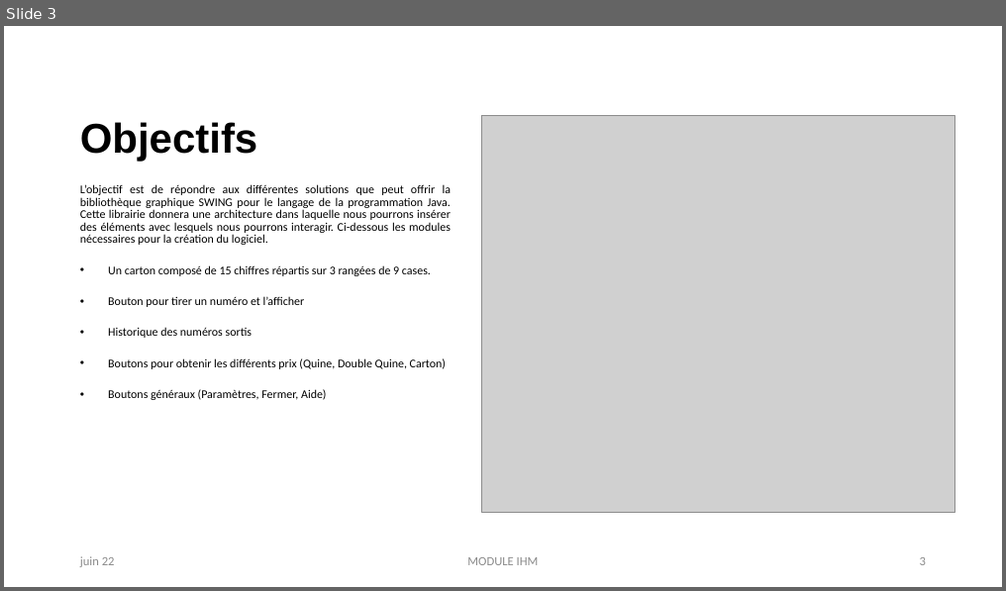
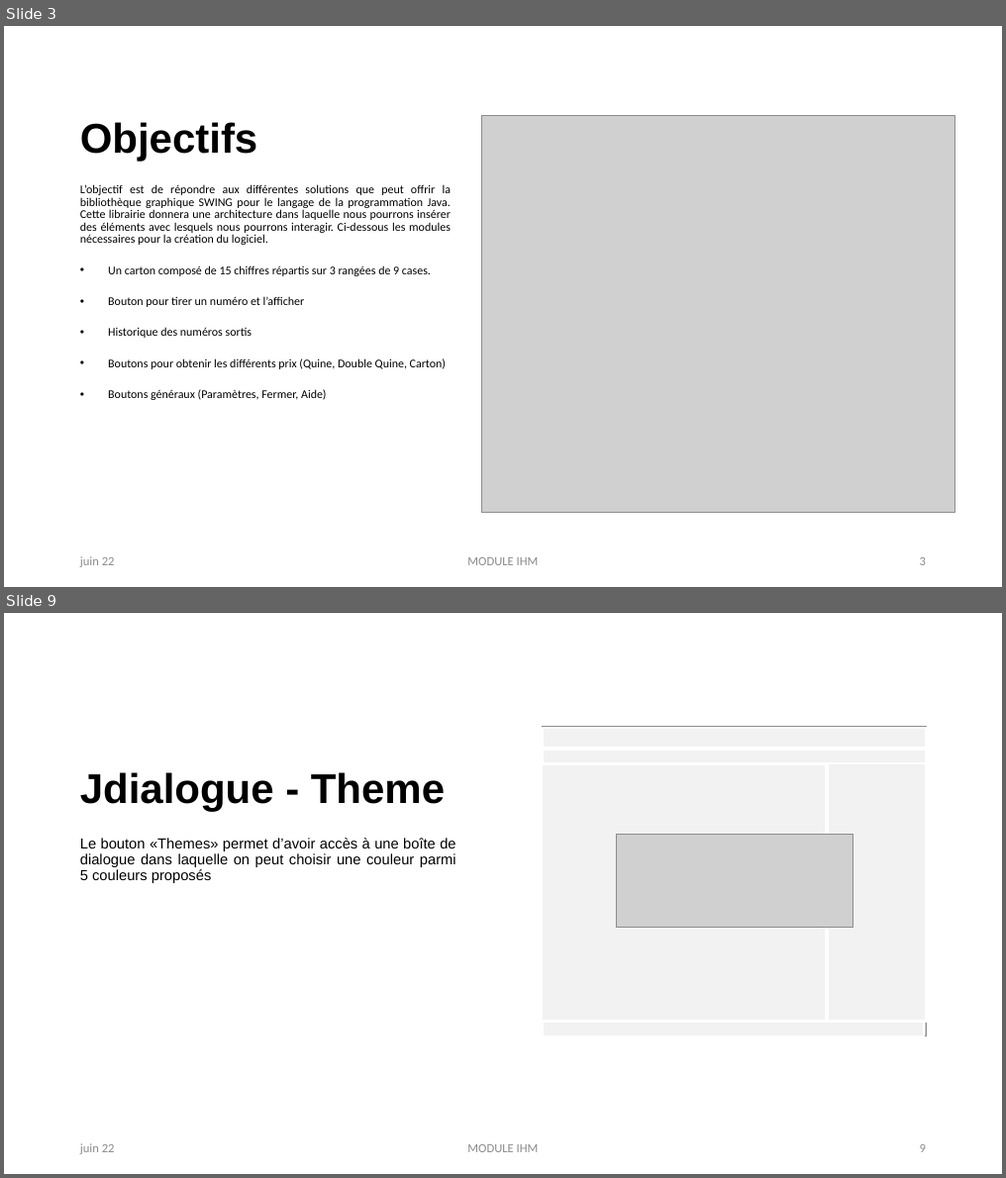
Before and after one commit to UfukArslan/Loto, a slide deck: LOTTO.pptx. Shown one above the other, each under a label of ours: slide 3 before the commit, slides 3 and 9 after it; the slides between them are not shown. The pictures are 1006x591 and 1006x1178 pixels, drawn with LibreOffice and Linux fonts; fonts in the diff are those of the drawing; grey boxes stand for pictures. Boxes give left, top, right and bottom in pixels: in the first picture for what was removed or moved away, otherwise in the second. Text is boxed around its words. In the diff, an @@ line names an element or a change of style, - is before the commit and + after.

```diff
--- a/LOTTO.pptx
+++ b/LOTTO.pptx
@@ slide 9 added at (x1=4, y1=613, x2=1002, y2=1174), background #FFFFFF @@
@@ picture added at (x1=543, y1=727, x2=927, y2=1037) @@
@@ rectangle added at (x1=543, y1=728, x2=927, y2=749), fill #FFFFFF at 73% opacity, outline #FFFFFF 2.25 pt @@
@@ rectangle added at (x1=543, y1=750, x2=927, y2=763), fill #FFFFFF at 73% opacity, outline #FFFFFF 2.25 pt @@
@@ title added at (x1=80, y1=772, x2=445, y2=811), 40 pt, text #000000, bold @@
+Jdialogue - Theme
@@ rectangle added at (x1=543, y1=764, x2=827, y2=1023), fill #FFFFFF at 73% opacity, outline #FFFFFF 2.25 pt @@
@@ rectangle added at (x1=828, y1=763, x2=927, y2=1022), fill #FFFFFF at 73% opacity, outline #FFFFFF 2.25 pt @@
@@ text added at (x1=80, y1=838, x2=456, y2=883), 14 pt, text #000000 @@
+Le bouton «Themes» permet d’avoir accès à une boîte de dialogue dans laquelle on peut choisir une couleur parmi 5 couleurs proposés
@@ picture added at (x1=616, y1=834, x2=852, y2=928) @@
@@ rectangle added at (x1=543, y1=1022, x2=924, y2=1037), fill #FFFFFF at 73% opacity, outline #FFFFFF 2.25 pt @@
@@ text added at (x1=80, y1=1144, x2=115, y2=1155), 12 pt, text #8C8C8C @@
+juin 22
@@ text added at (x1=467, y1=1145, x2=539, y2=1153), 12 pt, text #8C8C8C @@
+MODULE IHM
@@ page number added at (x1=920, y1=1145, x2=926, y2=1153), 12 pt, text #8C8C8C @@
+9
```
Also in this commit, not shown: 2 slides changed, 5 other slides added, 19 other files.
